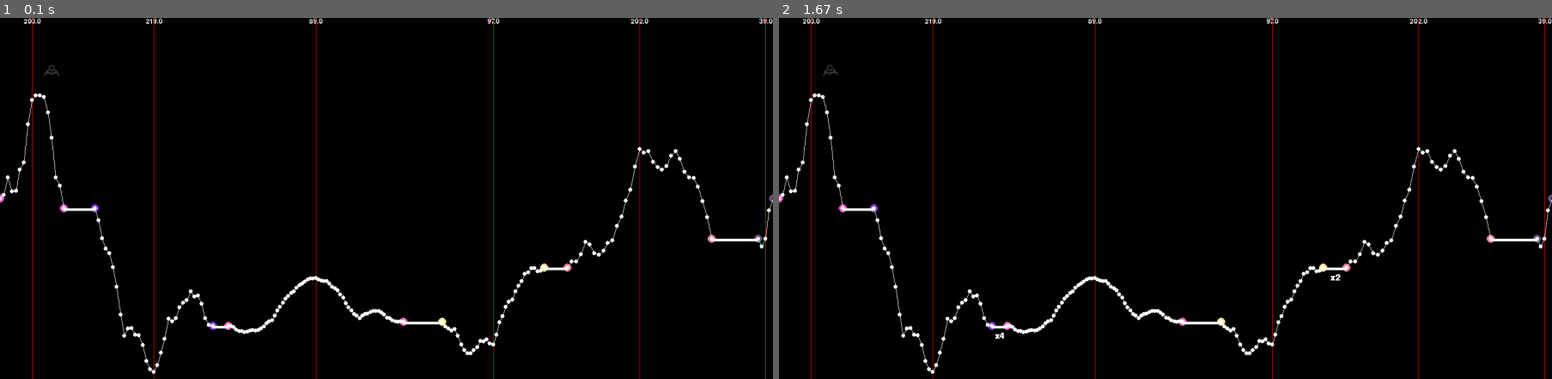
Above: before the commit, frames 1-2 (left to right).
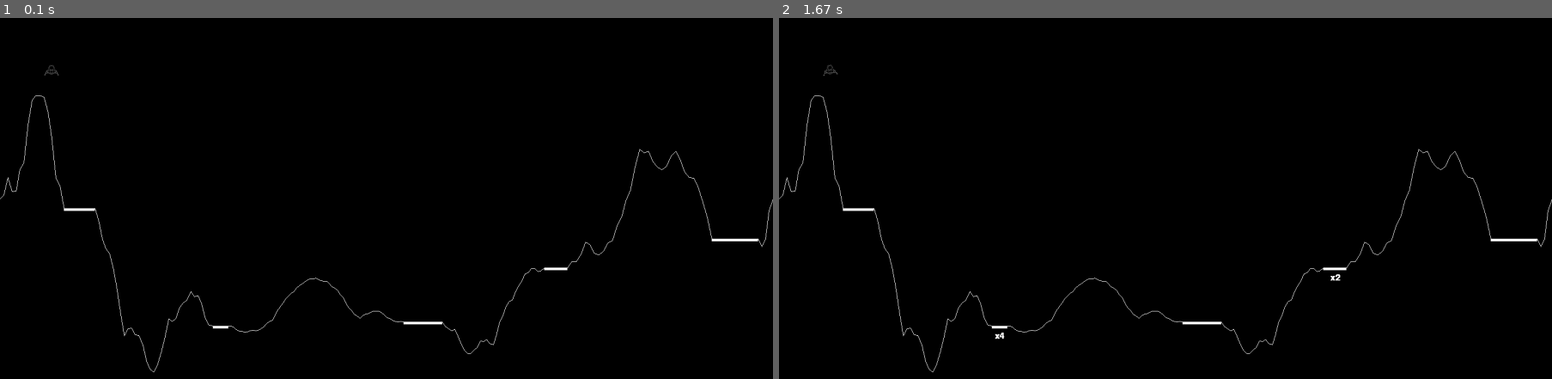
Above: after the commit, the same moments.

Repository: PeiP-2018-Work-Nantes-DUT-INFO/Planet-Lander-Lunar-Lander-with-Pygame
Game: pygame game, started from Game.py
Two runs of this game, one before a commit and one after it. Both use one fixed random seed, a clock stepped at 60 frames per second and the inputs below.
Inputs:
- Up to frame 1 (0.1 s): no input
- Up to frame 2 (1.67 s): hold Right 0.33-0.8 s; hold Right 0.83-1.3 s; hold Left from 1.33 s (still down)

The runs differ from the first frame. In frame 1, 2.3% of the frame differs, in the area x 0-100%, y 0-100%; in frame 2, 2.3%.

Commit message:
Renamed functions to Py Standard

Diff:
--- a/landing.py
+++ b/landing.py
@@ -66,28 +66,29 @@
 class Landing:
     def __init__(self):
         self.landingEntities = pygame.sprite.Group()
-        self.plateforms = self.generatePlateforms(LandingConfig.numberOfPlateforms)
+        self.plateforms = Landing.generate_plateforms(LandingConfig.numberOfPlateforms)
         self.landingStroke = LandingStroke(self.plateforms)
         self.landingEntities.add(self.landingStroke)
         for plateform in self.plateforms:
             plateformSprite = LandingPlateform(plateform)
             self.landingEntities.add(plateformSprite)
 
-    def generatePlateforms(self, numberOfPlateforms):
+    @staticmethod
+    def generate_plateforms(number_of_plateforms):
         listPlateforms = []
-        for i in range(0, numberOfPlateforms):
-            numberOfSegments = randint(LandingConfig.minSegmentOfLanding,
-                                       LandingConfig.maxSegmentOfLanding)
-            plateformLength = numberOfSegments * LandingConfig.segmentPxLength
-            min = (i) * GameConfig.windowW / numberOfPlateforms
-            max = min + GameConfig.windowW / numberOfPlateforms - plateformLength
+        for i in range(0, number_of_plateforms):
+            number_of_segments = randint(LandingConfig.minSegmentOfLanding,
+                                         LandingConfig.maxSegmentOfLanding)
+            plateform_length = number_of_segments * LandingConfig.segmentPxLength
+            min = (i) * GameConfig.windowW / number_of_plateforms
+            max = min + GameConfig.windowW / number_of_plateforms - plateform_length
             xPos = randint(min + 1, max)
             yPos = randint(LandingConfig.minHeightPlateformLanding, LandingConfig.maxHeightPlateformLanding)
-            percentageDifficulty = (numberOfSegments - LandingConfig.minSegmentOfLanding) / (
+            percentageDifficulty = (number_of_segments - LandingConfig.minSegmentOfLanding) / (
                     LandingConfig.maxSegmentOfLanding - LandingConfig.minSegmentOfLanding)
             index = math.floor((len(LandingConfig.bonuses) - 1) * percentageDifficulty)
             bonus = LandingConfig.bonuses[index]
-            listPlateforms.append((xPos, yPos, plateformLength, bonus))
+            listPlateforms.append((xPos, yPos, plateform_length, bonus))
         return listPlateforms
 
 
@@ -123,11 +124,11 @@
             middle = self.coords[2] / 2
             font = pygame.font.Font(None, LandingConfig.fontSizeBonus)
             img = font.render('x' + str(self.coords[3]), True, LandingConfig.colorTextBonus)
-            displayRect = img.get_rect()
-            displayRect.centerx = middle
-            displayRect.bottom = displayRect.height + LandingConfig.segmentWidthPlateform + \
-                                 LandingConfig.offsetTextBonus
-            self.image.blit(img, displayRect)
+            display_rect = img.get_rect()
+            display_rect.centerx = middle
+            display_rect.bottom = display_rect.height + LandingConfig.segmentWidthPlateform + \
+                                  LandingConfig.offsetTextBonus
+            self.image.blit(img, display_rect)
         self.delay += 1
 
 
@@ -136,57 +137,57 @@
         pygame.sprite.Sprite.__init__(self)
         self.image = pygame.Surface([GameConfig.windowW, LandingConfig.height])
         self.plateforms = plateforms
-        self.segments = self.fillSegments(self.plateforms)
-        self.drawMap(self.image)
+        self.segments = self.fill_segments(self.plateforms)
+        self.draw_map(self.image)
         self.mask = pygame.mask.from_surface(self.image)
         self.rect = self.image.get_rect()
 
-    def fillSegments(self, plateforms):
+    def fill_segments(self, plateforms):
         segments = []
-        plateformsCopy = plateforms.copy()
-        plateformsCopy.insert(0, [0, GameConfig.windowH / 2, 0])
-        plateformsCopy.append([GameConfig.windowW, GameConfig.windowH / 2, 0])
-        for i in range(0, len(plateformsCopy) - 1):
-            spaceBetweenPlateform = plateformsCopy[i + 1][0] - (plateformsCopy[i][0] + plateformsCopy[i][2])
-            numberOfSegments = math.ceil(
-                math.log(math.ceil(spaceBetweenPlateform / LandingConfig.lengthOfSegmentsBetweenPlateforms), 2))
-            start = [plateformsCopy[i][0] + plateformsCopy[i][2], plateformsCopy[i][1]]
-            end = [plateformsCopy[i + 1][0], plateformsCopy[i + 1][1]]
-            verticalDisplacement = self.getBestVerticalDisplacement(plateformsCopy[i], start, end)
+        plateforms_copy = plateforms.copy()
+        plateforms_copy.insert(0, [0, GameConfig.windowH / 2, 0])
+        plateforms_copy.append([GameConfig.windowW, GameConfig.windowH / 2, 0])
+        for i in range(0, len(plateforms_copy) - 1):
+            space_between_plateform = plateforms_copy[i + 1][0] - (plateforms_copy[i][0] + plateforms_copy[i][2])
+            number_of_segments = math.ceil(
+                math.log(math.ceil(space_between_plateform / LandingConfig.lengthOfSegmentsBetweenPlateforms), 2))
+            start = [plateforms_copy[i][0] + plateforms_copy[i][2], plateforms_copy[i][1]]
+            end = [plateforms_copy[i + 1][0], plateforms_copy[i + 1][1]]
+            vertical_displacement = self.get_best_vertical_displacement(plateforms_copy[i], start, end)
             if LandingConfig.drawDebug:
-                self.drawDisplacementDebug(start, end, verticalDisplacement)
+                self.draw_displacement_debug(start, end, vertical_displacement)
             segments.extend(midpoint_displacement(start, end, LandingConfig.roughness,
                                                   (LandingConfig.minHeightMap, LandingConfig.maxHeightMap),
-                                                  verticalDisplacement, num_of_iterations=numberOfSegments))
+                                                  vertical_displacement, num_of_iterations=number_of_segments))
 
         return segments
 
-    def getBestVerticalDisplacement(self, plateform, start, end):
+    def get_best_vertical_displacement(self, plateform, start, end):
         distance = math.fabs(start[0] - end[0])
         if distance > LandingConfig.minSizeBetweenPlateformDisplacementMode1:
-            return min(self.nearestEdgeDistanceY(plateform), (start[1] + end[1]) / 2)
+            return min(self.nearest_edge_distance_y(plateform), (start[1] + end[1]) / 2)
         else:
             return math.fabs(start[1] - end[1]) / 2
 
-    def nearestEdgeDistanceY(self, plateform):
+    def nearest_edge_distance_y(self, plateform):
         return min(math.fabs(LandingConfig.maxHeightMap - plateform[1]),
                    math.fabs(LandingConfig.minHeightMap - plateform[1]))
 
-    def drawMap(self, window):
+    def draw_map(self, window):
         for i in range(0, len(self.segments) - 1):
             pygame.draw.line(window, GameConfig.white, self.segments[i], self.segments[i + 1])
             if LandingConfig.drawDebug:
                 pygame.draw.circle(self.image, GameConfig.white, [int(self.segments[i][0]), int(self.segments[i][1])],
                                    4, 4)
 
-    def drawDisplacementDebug(self, start, end, verticalDisplacement):
+    def draw_displacement_debug(self, start, end, verticalDisplacement):
         font = pygame.font.Font(None, 20)
         img = font.render(str(verticalDisplacement), True, LandingConfig.colorTextBonus)
-        displayRect = img.get_rect()
+        display_rect = img.get_rect()
         middle = (start[0] + end[0]) / 2
-        displayRect.centerx = middle
-        displayRect.top = 0
-        self.image.blit(img, displayRect)
+        display_rect.centerx = middle
+        display_rect.top = 0
+        self.image.blit(img, display_rect)
         pygame.draw.line(self.image, GameConfig.red, (middle, 0), (middle, GameConfig.windowH))
         color = [randint(0, 255), randint(0, 255), randint(0, 255)]
         pygame.draw.circle(self.image, color, [int(start[0]), int(start[1])],
@@ -222,4 +223,4 @@
     maxHeightMap = GameConfig.windowH * 0.98
     height = GameConfig.windowH * 1
     roughness = 1.3
-    drawDebug = True
+    drawDebug = False
